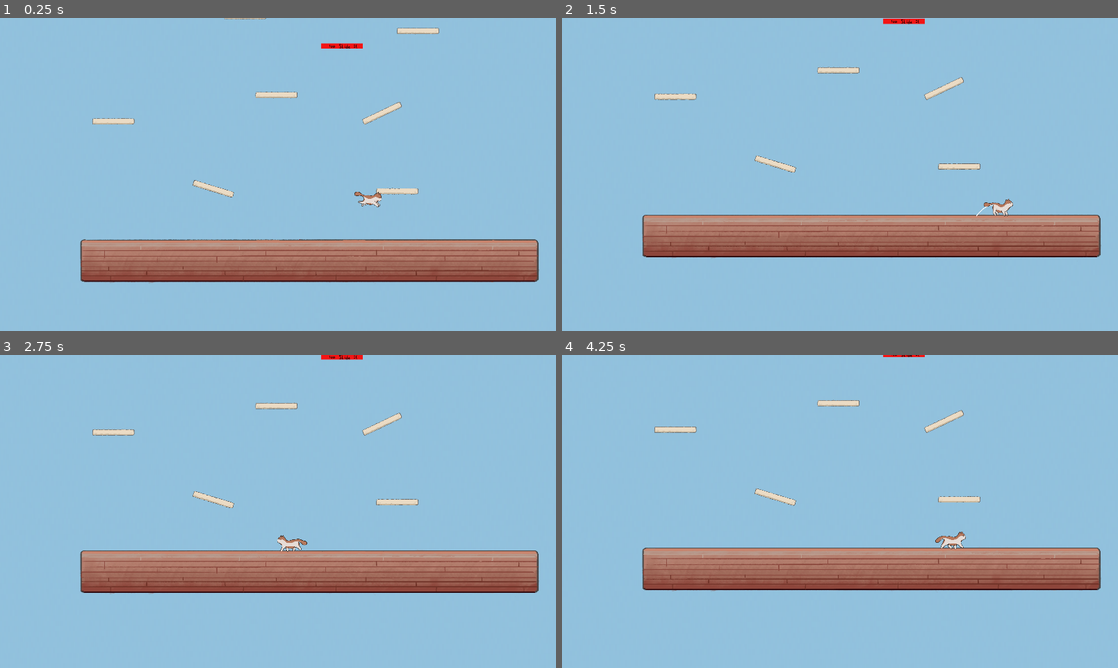
Above: before the commit, frames 1-4 (two rows, left to right).
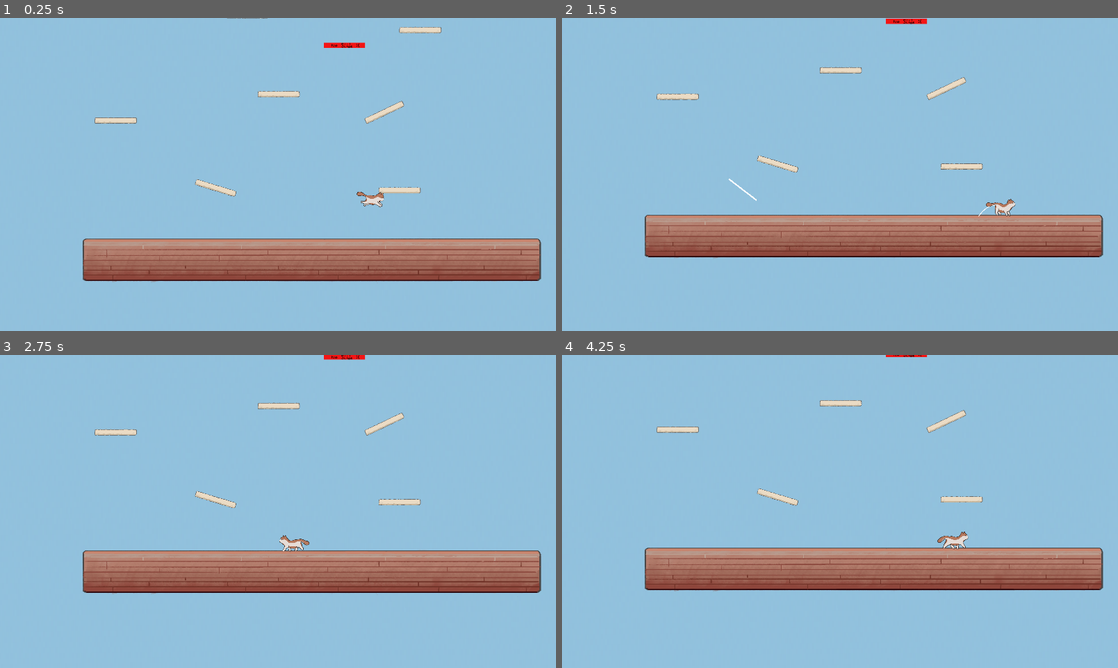
Above: after the commit, the same moments.

Repository: speedacm/Game-Dev-Catformer
Game: Godot game, scene res://Scenes/main.tscn
Same seed, same stepped clock (60 frames per second), same inputs: the game is played once before the commit and once after it.
Inputs (mouse positions are in pixels of both pictures, inside the frame that each line leads up to):
- Up to frame 1 (0.25 s): no input
- Up to frame 2 (1.5 s): move the mouse to (962, 158) at 0.52 s; press the mouse at (962, 158) at 0.53 s; hold Right (ui_right) 0.53-1.25 s; tap C (c) at 0.8 s; release the mouse at (962, 158) at 1.25 s; drag from (728, 190) to (812, 237) at 1.27 s
- Up to frame 3 (2.75 s): move the mouse to (333, 442) at 2.02 s; press the mouse at (333, 442) at 2.03 s; hold Left (ui_left) from 2.03 s (still down); tap C (c) at 2.3 s
- Up to frame 4 (4.25 s): release Left (ui_left) at 2.75 s; release the mouse at (895, 442) at 2.75 s; drag from (812, 574) to (673, 464) at 2.77 s; move the mouse to (1006, 558) at 3.52 s; press the mouse at (1006, 558) at 3.53 s; hold Right (ui_right) from 3.53 s (still down); tap C (c) at 3.8 s

The runs differ from the first frame. In frame 1, 4.6% of the frame differs, in the area x 14-98%, y 0-85%; in frame 2, 0.9%; in frame 3, 0.8%; in frame 4, 0.8%.

Commit message:
added dragline

Diff:
--- /dev/null
+++ b/Scenes/UILine.gd
@@ -0,0 +1,22 @@
+extends Line2D
+@onready var player := find_parent("player")
+
+# Called when the node enters the scene tree for the first time.
+func _ready():
+	pass
+
+# Called every frame. 'delta' is the elapsed time since the previous frame.
+func _process(delta):
+	pass
+
+func _input(event: InputEvent) -> void:
+	if player.is_on_floor():
+		if Input.is_action_just_pressed("Click"):
+			show()
+			points[0] = get_local_mouse_position()
+		if Input.is_action_pressed("Click"): #while holding down mouse button
+			points[1] = get_local_mouse_position()
+		if Input.is_action_just_released("Click"):
+			hide()
+		if Input.is_action_just_pressed("c"):
+			hide()
--- a/Scenes/kineplayer.tscn
+++ b/Scenes/kineplayer.tscn
@@ -1,9 +1,10 @@
-[gd_scene load_steps=12 format=3 uid="uid://bdhgxihnvqm3e"]
+[gd_scene load_steps=13 format=3 uid="uid://bdhgxihnvqm3e"]
 
 [ext_resource type="Script" path="res://Scripts/kineplayer.gd" id="1_n43a3"]
-[ext_resource type="Texture2D" uid="uid://soo7oqgbg8n6" path="res://Cat Animations/GameDevCatformer(SpriteSheet2).png" id="2_8e8k0"]
-[ext_resource type="Texture2D" uid="uid://12vtbuemib6i" path="res://Asset_Pack/statics/Screenshot 2023-10-04 at 6.39.47 PM.png" id="3_1eeqk"]
+[ext_resource type="Texture2D" uid="uid://e0o6y5cg28qc" path="res://Cat Animations/GameDevCatformer(SpriteSheet2).png" id="2_8e8k0"]
+[ext_resource type="Texture2D" uid="uid://bsbi3nw6kew6q" path="res://Asset_Pack/statics/Screenshot 2023-10-04 at 6.39.47 PM.png" id="3_1eeqk"]
 [ext_resource type="Script" path="res://Scenes/Camera2D.gd" id="3_xp0tx"]
+[ext_resource type="Script" path="res://Scenes/UILine.gd" id="4_88xvk"]
 
 [sub_resource type="RectangleShape2D" id="RectangleShape2D_4xgcb"]
 size = Vector2(127, 129)
@@ -123,6 +124,10 @@
 drag_vertical_offset = -1.0
 script = ExtResource("3_xp0tx")
 
+[node name="UILine" type="Line2D" parent="Camera2D"]
+points = PackedVector2Array(6, -1, 6, 0)
+script = ExtResource("4_88xvk")
+
 [node name="Sprite2D2" type="Sprite2D" parent="."]
 visible = false
 z_index = -3
--- a/Scenes/main.tscn
+++ b/Scenes/main.tscn
@@ -8,4 +8,4 @@
 [node name="Cat" parent="." instance=ExtResource("1_6nmq3")]
 
 [node name="Level1" parent="." instance=ExtResource("2_faqfv")]
-position = Vector2(-673, -221)
+position = Vector2(-657, -227)
--- a/Scripts/kineplayer.gd
+++ b/Scripts/kineplayer.gd
@@ -14,7 +14,6 @@
 
 func _physics_process(delta):
 	# Add the gravity.
-
 	if not is_on_floor():
 		velocity.y += gravity * delta
 	var movement = move_and_slide()
